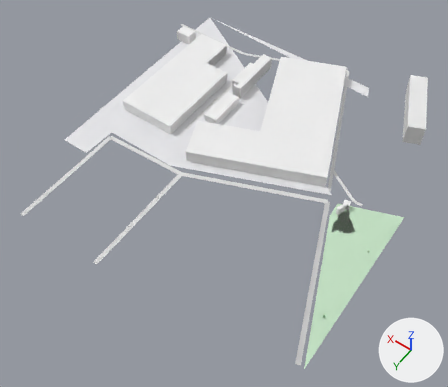
The glTF model white-model-six-districts/chunks/99_110_high.glb as it was, and as the next commit left it.
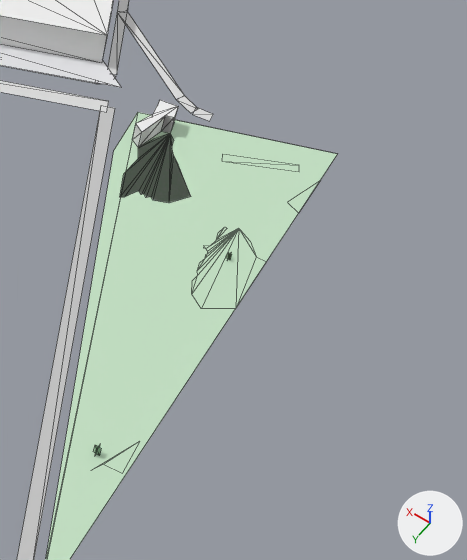
The first picture shows the older version from a 50 mm camera at (-10593.0, -3716.0, 735.0) aimed at (-10252.0, -4193.0, -13.0). The close-ups show the older and then the newer version on the part from 65% to 100% of the width and 43% to 91% of the height of that picture. Only the edits that show in the close-ups are written down. Lighting does not change. The marker at lower right points along +X, +Y and +Z. The close-ups show mesh edges as thin lines. Vertices at exactly the same position are counted once.
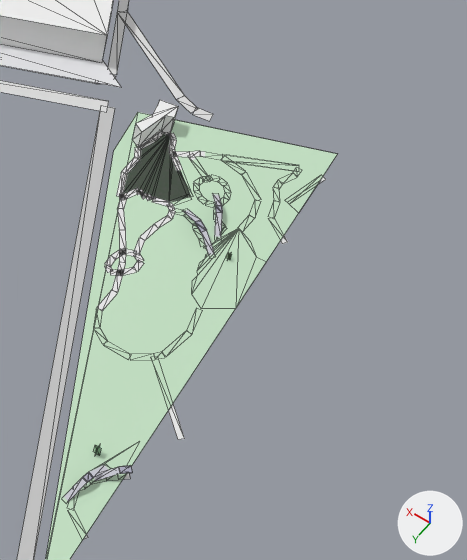
Boxes (x1, y1, x2, y2) around the edits, measured in the close-ups (467 x 560 px):
part 1 of me_mesh_0, added: after (64, 131, 325, 539)

The change in detail:
me_mesh_0 is used by ob_mesh_0; location (0.0, 0.0, 0.0).
me_mesh_0 had 268 vertices, 221 faces and spanned x -10500.0..-9970.0, y -4541.0..-3974.0, z 15.0..51.0.
me_mesh_0 now has 700 vertices, 453 faces and spans x -10512.0..-9970.0, y -4541.0..-3974.0, z 15.0..51.0.
me_mesh_0 part 1: 432 vertices added at x -10512.0..-10419.0, y -4273.0..-4048.0, z 15.0..21.0.
